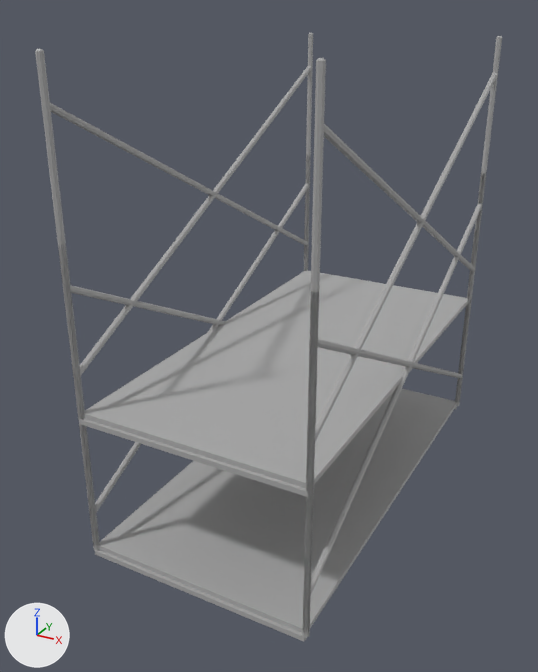
Two versions of the FBX model Modeling/Environment/Scaffolding.fbx, one commit apart.
One viewpoint serves both versions: a camera (50 mm lens) standing at (2.08, -4.35, 3.19) and looking at (-0.16, -0.26, 1.15). Every picture has the same lights, and +X, +Y and +Z are marked at lower left. The first picture is the older version. Where no turn or scale is listed for an object, it has been applied to the vertices.

In view in the first picture: 'ScaffoldingA', 'ScaffoldingB'.
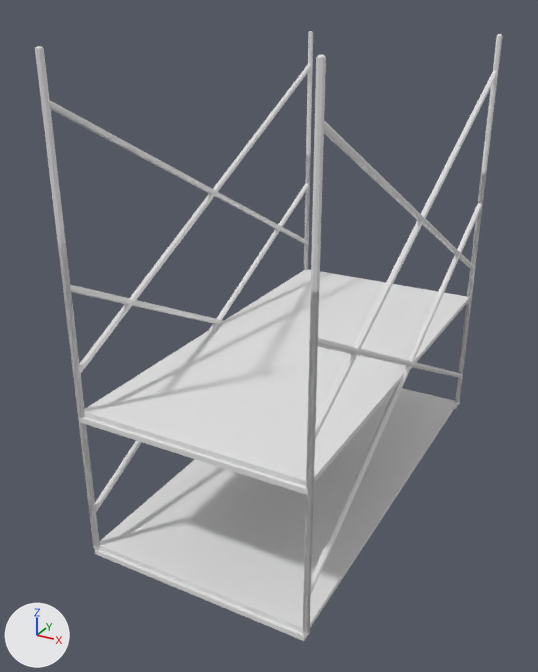
Location of each change, (x1, y1, x2, y2) in pixels of the pictures (538 x 672 px):
'ScaffoldingA', recoloured, moved
    before: (35, 33, 502, 637)
    after: (35, 31, 502, 636)
'ScaffoldingB', recoloured (grey to white)
    both: (58, 156, 486, 641)

Patch to the scene script:
```diff
--- a/Modeling/Environment/Scaffolding.fbx.py
+++ b/Modeling/Environment/Scaffolding.fbx.py
@@ mat_m_constructionprops @@
+mat_m_constructionprops = principled_material('m_ConstructionProps')
+mat_m_constructionprops.base_color = (0.8, 0.8, 0.8)  # white #e7e7e7
+mat_m_constructionprops.roughness = 0.2
@@ me_mesh_001 @@
 me_mesh_001.from_pydata(...)  # 188 vertices, 146 faces; spans x -0.77..0.77, y -1.52..1.52, z -0.03..2.04
-me_mesh_001.materials.append(mat_standardsurface52)  # grey #aaaaaa
+me_mesh_001.materials.append(mat_m_constructionprops)  # white #e7e7e7
@@ me_mesh @@
 me_mesh.from_pydata(...)  # 188 vertices, 146 faces; spans x -0.77..0.77, y -1.52..1.52, z 0.0..3.01
-me_mesh.materials.append(mat_standardsurface52)  # grey #aaaaaa
+me_mesh.materials.append(mat_m_constructionprops)  # white #e7e7e7
@@ ob_scaffoldinga @@
 ob_scaffoldinga = bpy.data.objects.new('ScaffoldingA', me_mesh)
-ob_scaffoldinga.location = (0.0, 0.0, 0.0)
+ob_scaffoldinga.location = (0.0, 0.0, 0.012)
```
